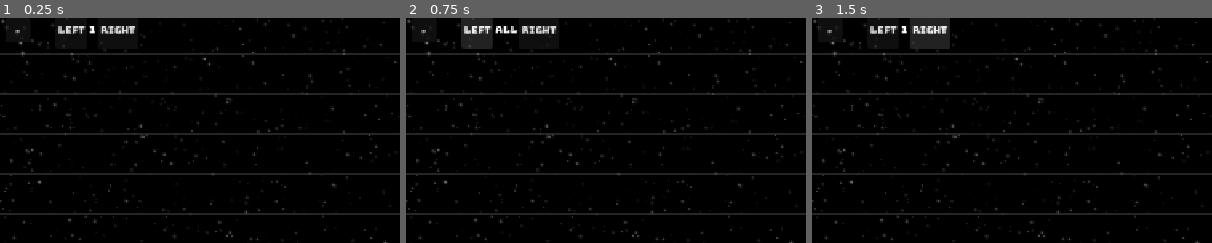
Above: before the commit, frames 1-3 (left to right).
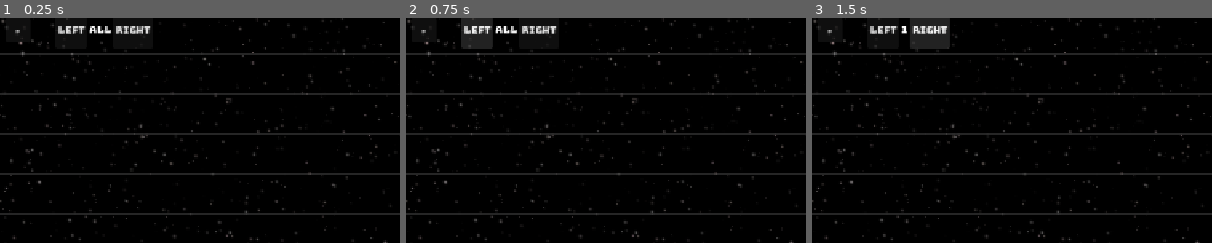
Above: after the commit, the same moments.

Repository: jzhang1890/level_editor
Game: Godot game, scene res://scenes/rooms/editor_root.tscn
The game is run twice, just before and just after one commit, with the same random seed, the same clock (stepped at 60 frames per second) and the same inputs. This scene is started directly instead of the project's main scene. The engine's default icon, where the game draws it, is replaced by a stand-in: a white triangle on a blue panel in a dark square.
Inputs:
- Up to frame 1 (0.25 s): no input
- Up to frame 2 (0.75 s): click "left" at 0.5 s
- Up to frame 3 (1.5 s): click "right" at 1.25 s
The pictures show only the part of the screen within x 6-56%, y 3-53%; the shares and areas given below are measured in that part.

The runs differ from the first frame. In frame 1, 0.4% of the frame differs, in the area x 22-38%, y 3-8%; in frame 2, nothing differs; in frame 3, nothing differs.

Commit message:
fix selection bug

Diff:
--- a/scenes/rooms/editor_root.tscn
+++ b/scenes/rooms/editor_root.tscn
@@ -109,7 +109,7 @@
 
 [node name="LayerLabel" type="Label" parent="EditorUI/LayerContainer" unique_id=1232861407]
 layout_mode = 2
-text = "1"
+text = "All"
 
 [node name="RightArrowButton" type="Button" parent="EditorUI/LayerContainer" unique_id=225435069]
 layout_mode = 2
--- a/scripts/rooms/editor_root.gd
+++ b/scripts/rooms/editor_root.gd
@@ -21,8 +21,8 @@
 # Layer label in LayerContainer
 @onready var layer_label: Label = $EditorUI/LayerContainer/LayerLabel
 
-# 0 represents the "All" layer, 1 is the starting layer
-var current_layer: int = 1
+# 0 represents the "All" layer, 0 is the starting layer
+var current_layer: int = 0
 var max_layer: int = 1
 
 # Editor modes
@@ -161,32 +161,43 @@
 	# Subtract the step from our current zoom
 	apply_zoom(camera.zoom.x - zoom_step)
 
-
-# Selection logic
 # Selection logic
 func check_for_object_at(pos: Vector2) -> CollisionObject2D:
-	# Pokes the screen and see what's under the mouse
 	var space_state = get_world_2d().direct_space_state
 	var query = PhysicsPointQueryParameters2D.new()
 	query.position = pos
-	query.collide_with_bodies = true # Finds StaticBody2D
-	query.collide_with_areas = true  # Finds Area2D
+	query.collide_with_bodies = true
+	query.collide_with_areas = true
 
 	var results = space_state.intersect_point(query)
 
-	# Filter through the clicked objects by layer
+	var best_object: CollisionObject2D = null
+	var best_z_index: int = -999999
+	var best_tree_index: int = -1
+
+	# Filter through all clicked objects to find the top-most one
 	for result in results:
 		var collider = result["collider"] as CollisionObject2D
 		if collider:
-			# Grab the layer of the object that was just touched
 			var obj_layer = collider.get_meta("layer", 1)
 
-			# If on "All" layer (0) or the object's layer matches our current layer
+			# Check if the object is on the active layer
 			if current_layer == 0 or current_layer == obj_layer:
-				return collider
-
-	# If no objects on the correct layer found, return nothing
-	return null
+
+				# 1. Compare Z-Index (Layer depth)
+				if collider.z_index > best_z_index:
+					best_object = collider
+					best_z_index = collider.z_index
+					best_tree_index = collider.get_index()
+
+				# 2. Tie breaker: If they are on the exact same layer, pick the one drawn last
+				elif collider.z_index == best_z_index:
+					if collider.get_index() > best_tree_index:
+						best_object = collider
+						best_tree_index = collider.get_index()
+
+	# Returns the absolute top-most object, or null if nothing was clicked
+	return best_object
 
 # Change selected object
 func change_selection(clicked_obj: CollisionObject2D, is_multi: bool = false) -> void:
@@ -466,23 +477,23 @@
 
 
 func _on_left_arrow_button_pressed() -> void:
+	# Deselects objects when changing layers
+	change_selection(null, false)
+
 	if current_layer > 0:
 		current_layer -= 1
 	update_layer_display()
 
+func _on_right_arrow_button_pressed() -> void:
 	# Deselects objects when changing layers
 	change_selection(null, false)
 
-func _on_right_arrow_button_pressed() -> void:
 	current_layer += 1
 	# Expand the layer is pushed passed limit
 	if current_layer > max_layer:
 		max_layer = current_layer
 	update_layer_display()
 
-	# Deselects objects when changing layers
-	change_selection(null, false)
-
 func update_layer_display() -> void:
 	if current_layer == 0:
 		layer_label.text = "All"
